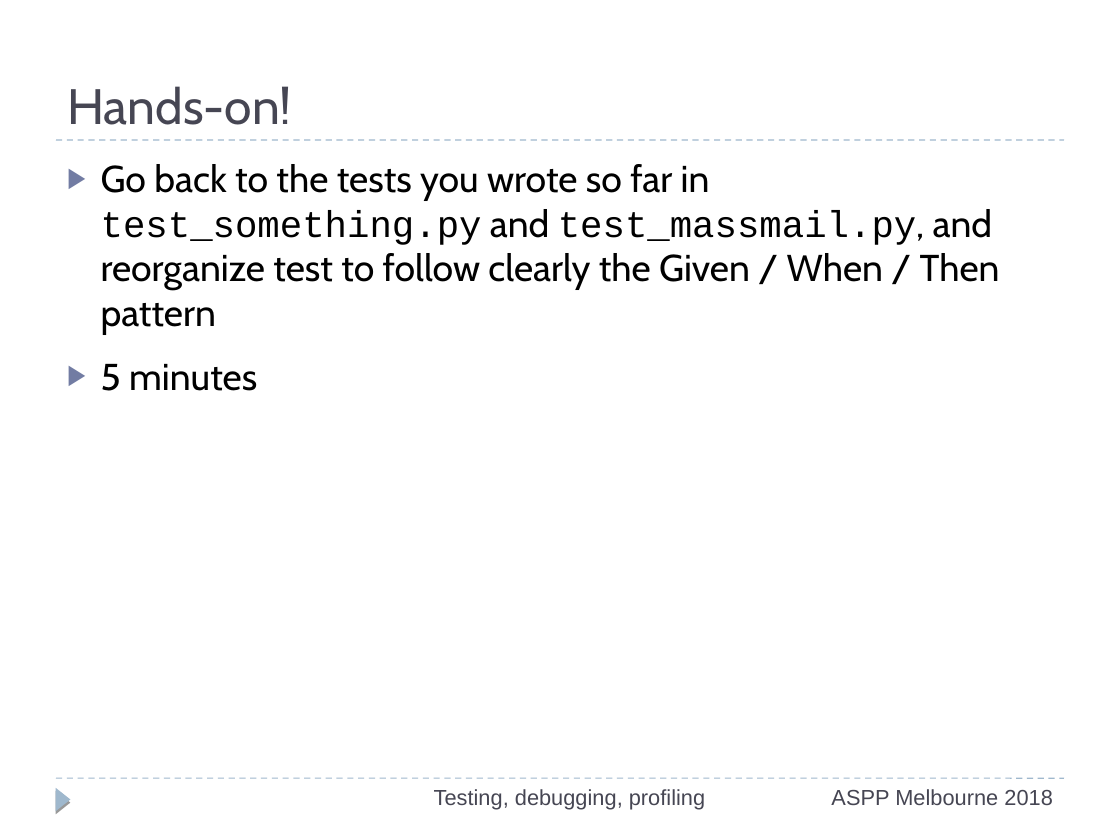
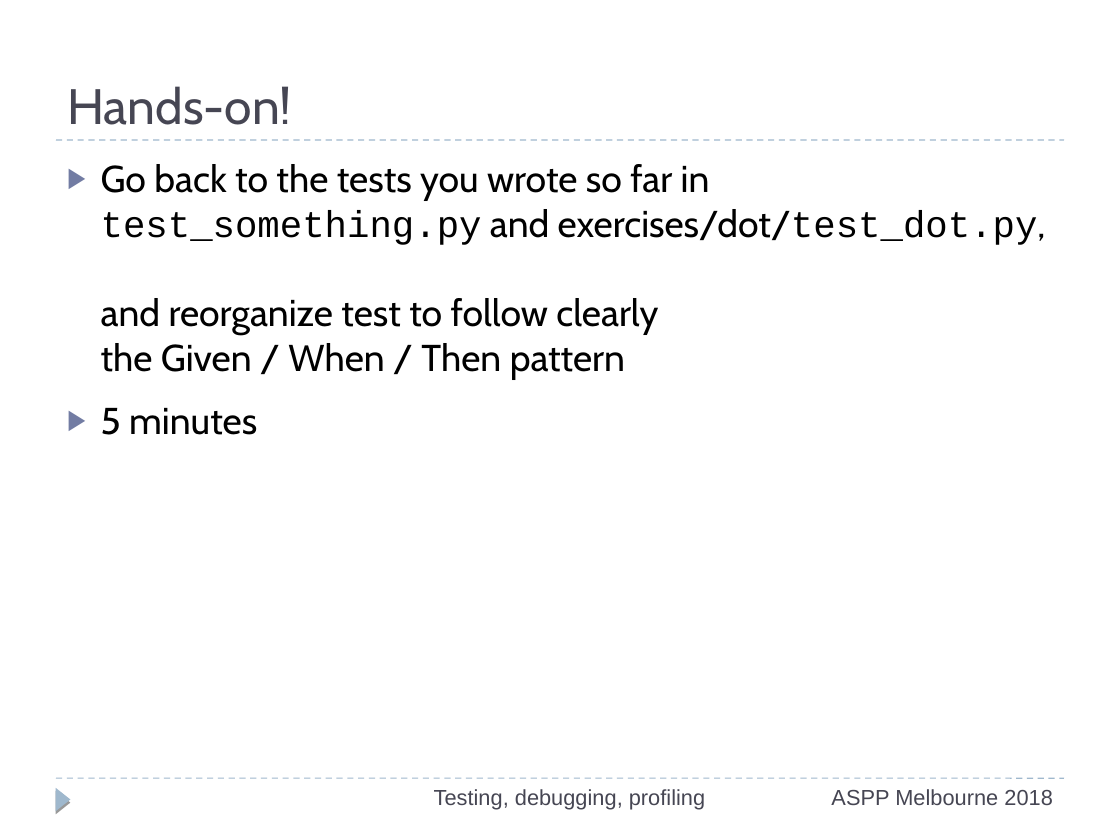
Before and after one commit to ASPP/testing_debugging_profiling, a slide deck: slide 41 of testing-debugging-profiling.odp. Drawn at 1120x840 pixels with LibreOffice and Linux fonts; fonts in the diff are those of the drawing. Boxes give left, top, right and bottom in pixels: in the first picture for what was removed or moved away, otherwise in the second. Text is boxed around its words. In the diff, an @@ line names an element or a change of style, - is before the commit and + after.

```diff
--- a/testing-debugging-profiling.odp
+++ b/testing-debugging-profiling.odp
@@ text at <box>101,164,1046,379</box>: text changed @@
-▶ Go back to the tests you wrote so far in test_something.py and test_massmail.py, and reorganize test to follow clearly the Given / When / Then pattern
+▶ Go back to the tests you wrote so far in test_something.py and exercises/dot/test_dot.py,
+  and reorganize test to follow clearly
+  the Given / When / Then pattern
```
Also in this commit, not shown: 48 other slides changed.
